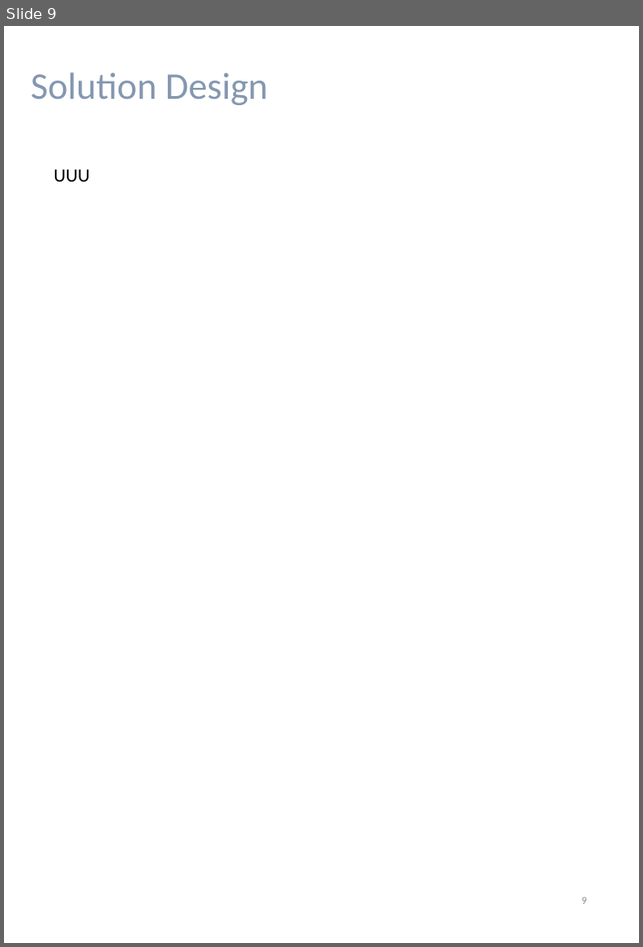
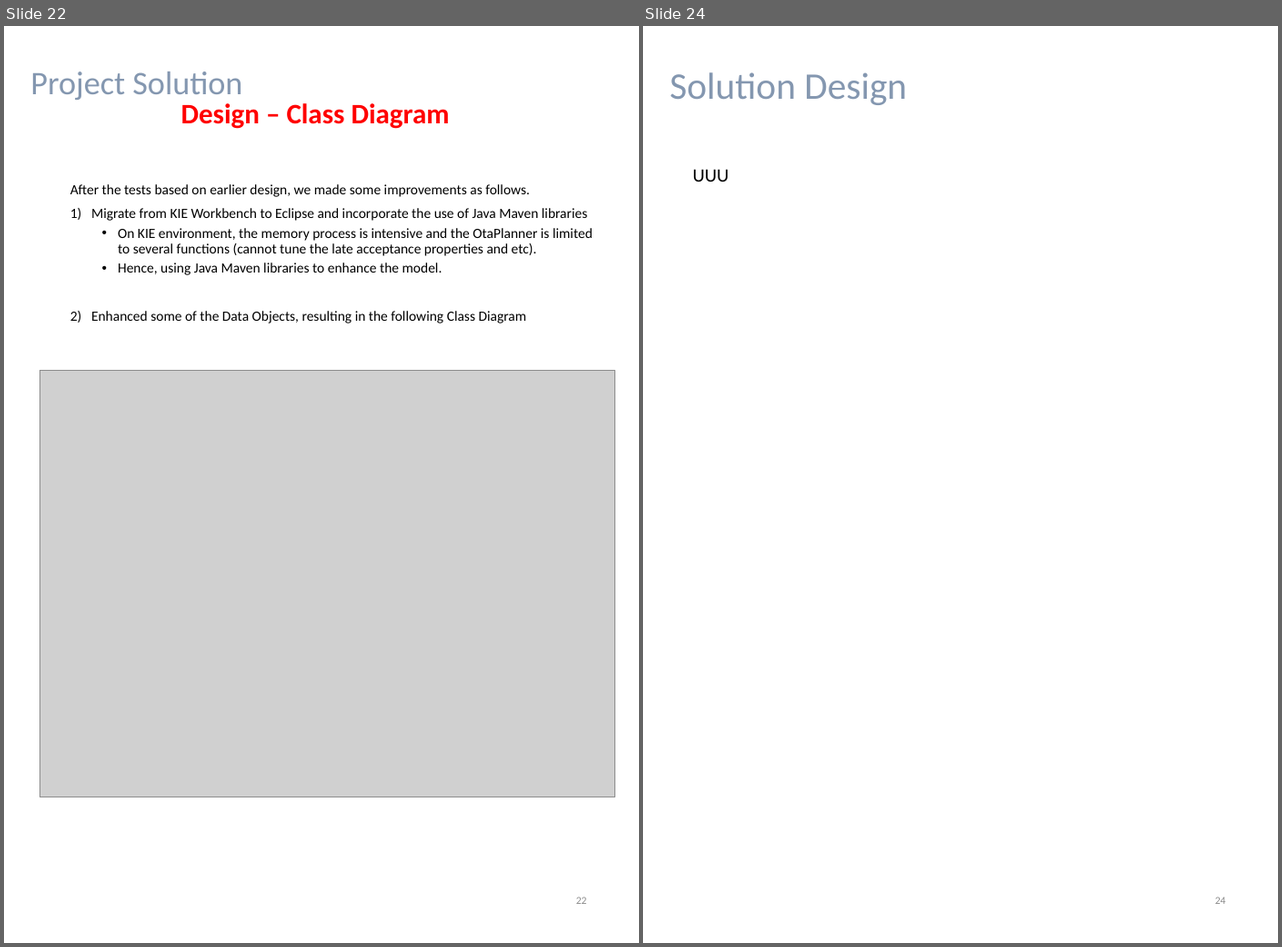
Before and after one commit to francis-han/IRS-RS-2019-03-09-IS1PT-GRP-Pepper-PatientMatchingSystem, a slide deck: WorkingFolder/Project Report.pptx. Shown side by side, each under a label of ours: slide 9 before the commit, slides 22 and 24 after it; the slides between them are not shown. The pictures are 643x947 and 1282x947 pixels, drawn with LibreOffice and Linux fonts; fonts in the diff are those of the drawing; grey boxes stand for pictures. Boxes give left, top, right and bottom in pixels: in the first picture for what was removed or moved away, otherwise in the second. Text is boxed around its words. In the diff, an @@ line names an element or a change of style, - is before the commit and + after.

```diff
--- a/WorkingFolder/Project Report.pptx
+++ b/WorkingFolder/Project Report.pptx
@@ slide 22 added at bbox=[4, 26, 639, 943], background #FFFFFF @@
@@ text added at bbox=[30, 72, 242, 100], 28 pt, text #8497B0 @@
+Project Solution
@@ text added at bbox=[181, 103, 450, 129], 24 pt, text #FF0000, bold @@
+Design – Class Diagram
@@ text added at bbox=[70, 184, 593, 324], 12 pt, text #000000 @@
+After the tests based on earlier design, we made some improvements as follows.
+1) Migrate from KIE Workbench to Eclipse and incorporate the use of Java Maven libraries
+  • On KIE environment, the memory process is intensive and the OtaPlanner is limited to several functions (cannot tune the late acceptance properties and etc).
+  • Hence, using Java Maven libraries to enhance the model.
+2) Enhanced some of the Data Objects, resulting in the following Class Diagram
+Subsequent test results are obtained based on this new structure.
@@ picture added at bbox=[39, 371, 615, 798] @@
@@ page number added at bbox=[576, 897, 587, 904], 9 pt, text #8C8C8C @@
+22
@@ what was slide 9 is now slide 24 @@
@@ page number at bbox=[1215, 897, 1226, 904]: text changed @@
-9
+24
```
Also in this commit, not shown: 2 slides changed, 16 other slides added, 3 slides removed.
